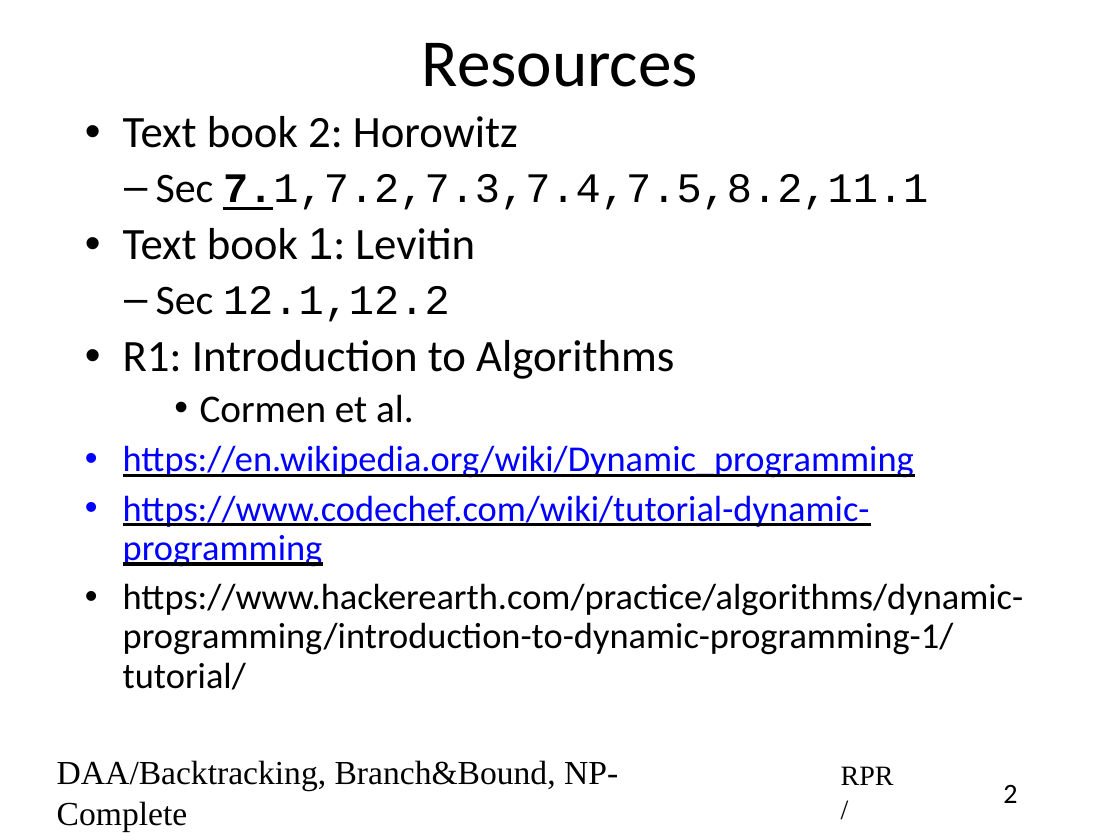
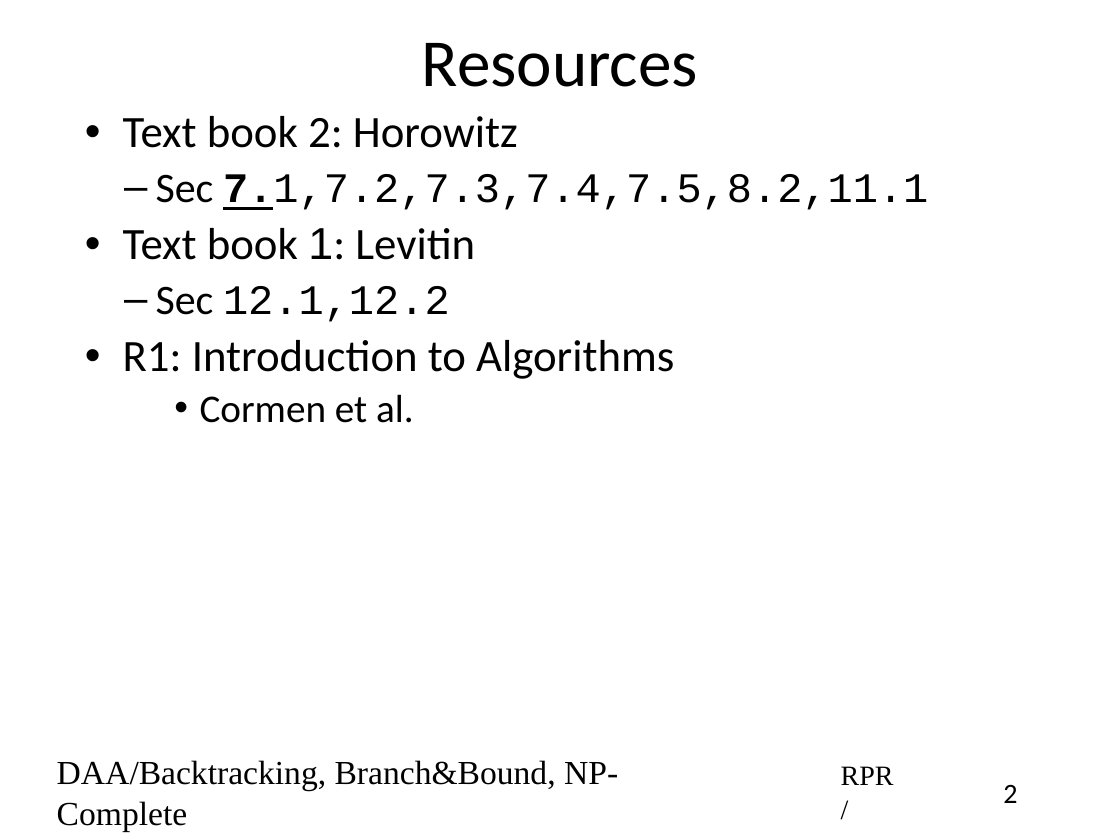
Before and after one commit to rprustagi/2019-17CS43-DAA, a slide deck: slide 2 of Slides-RPR/2019-H1-DAA-L42-BackTrack-approach-algo.pptx. Drawn at 1120x840 pixels with LibreOffice and Linux fonts; fonts in the diff are those of the drawing. Boxes give left, top, right and bottom in pixels: in the first picture for what was removed or moved away, otherwise in the second. Text is boxed around its words. In the diff, an @@ line names an element or a change of style, - is before the commit and + after.

```diff
--- a/Slides-RPR/2019-H1-DAA-L42-BackTrack-approach-algo.pptx
+++ b/Slides-RPR/2019-H1-DAA-L42-BackTrack-approach-algo.pptx
@@ text at [123,445,1024,690]: paragraphs removed @@
-• https://en.wikipedia.org/wiki/Dynamic_programming
-• https://www.codechef.com/wiki/tutorial-dynamic-programming
-• https://www.hackerearth.com/practice/algorithms/dynamic-programming/introduction-to-dynamic-programming-1/tutorial/
```
Also in this commit, not shown: 7 other slides changed, 1 slide added, 2 other files.
